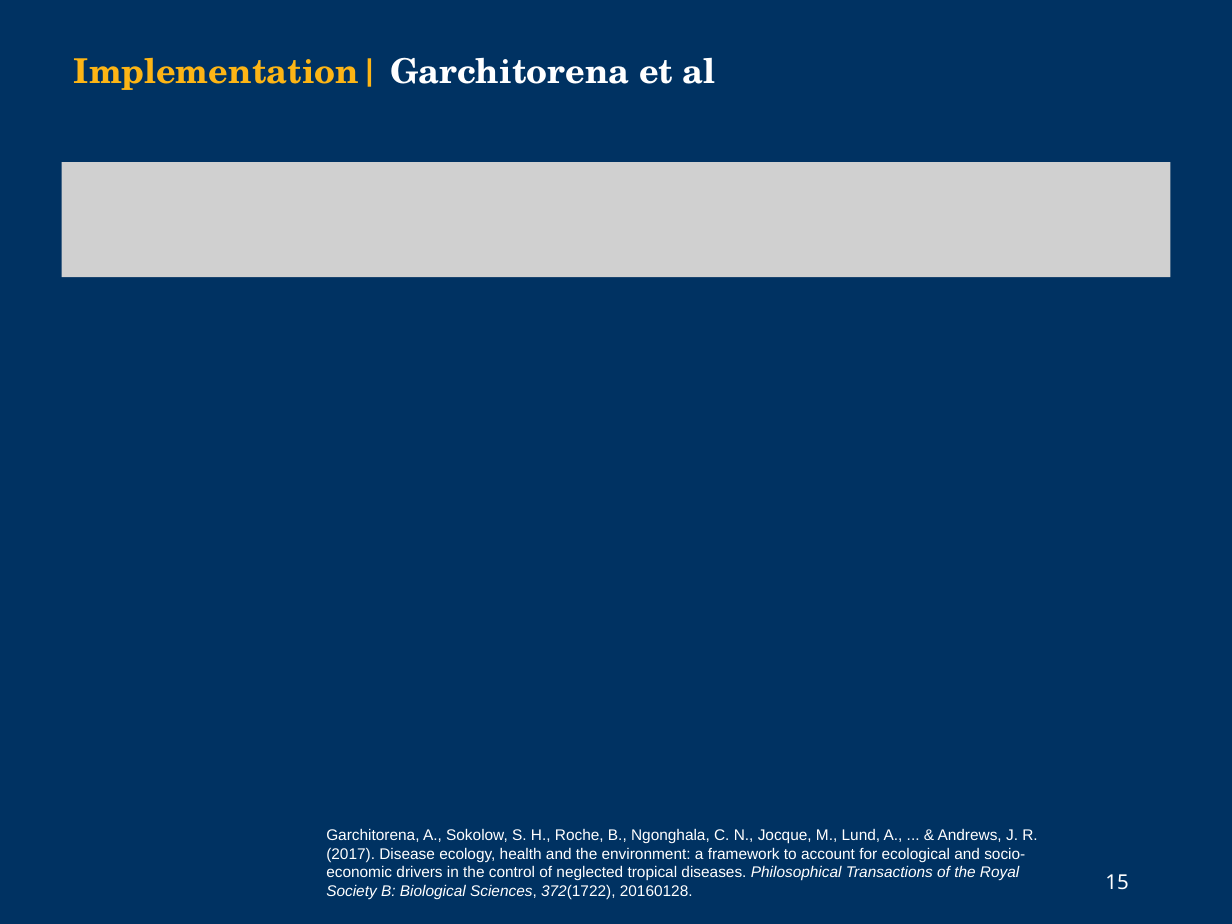
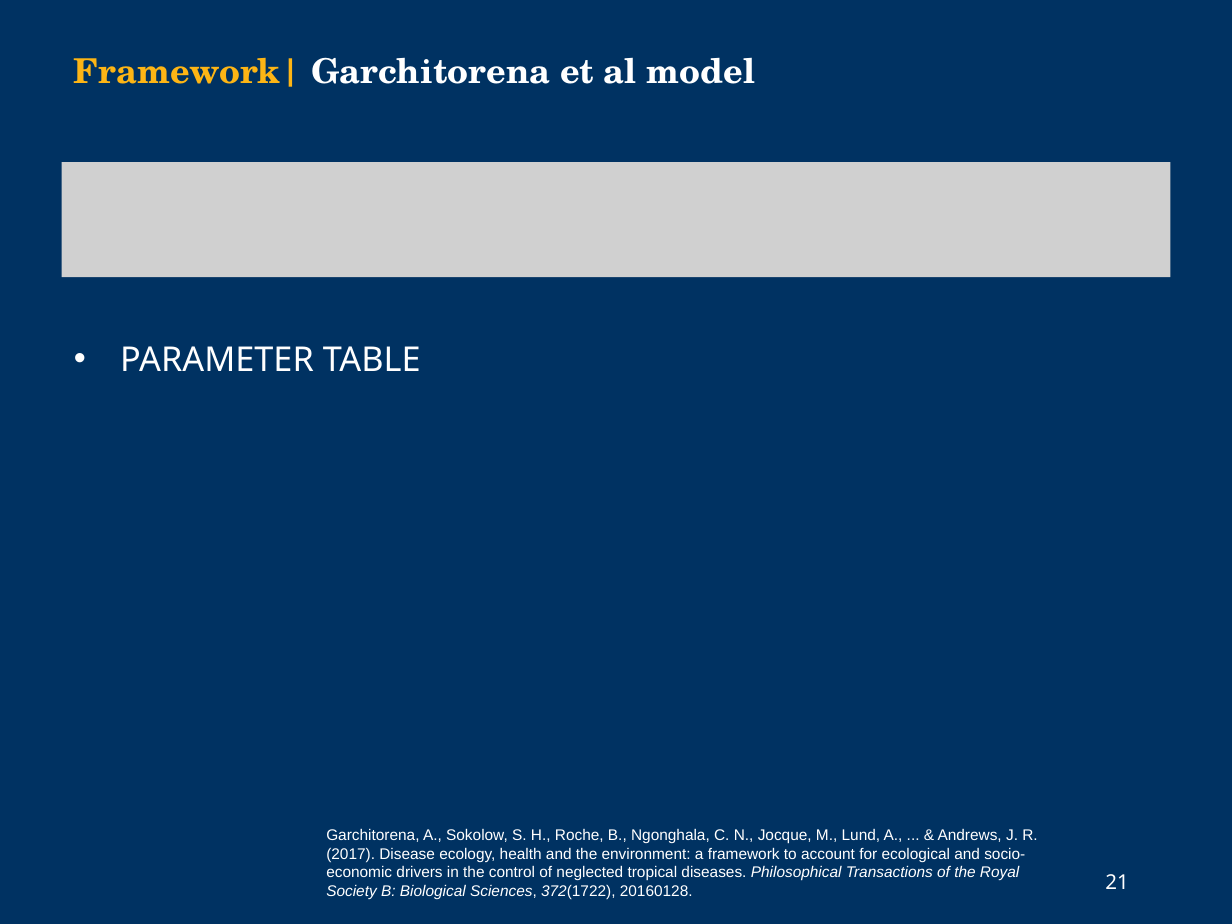
Before and after one commit to cmhoove14/DDNTD, a slide deck: slide 21 of Other/NIMBioS_2019.pptx (slide 15 before the commit). Drawn at 1232x924 pixels with LibreOffice and Linux fonts; fonts in the diff are those of the drawing; grey boxes stand for pictures; background and template pictures are left out. Boxes give left, top, right and bottom in pixels: in the first picture for what was removed or moved away, otherwise in the second. Text is boxed around its words. In the diff, an @@ line names an element or a change of style, - is before the commit and + after.

```diff
--- a/Other/NIMBioS_2019.pptx
+++ b/Other/NIMBioS_2019.pptx
@@ text at (74, 57, 755, 87): text changed @@
-Implementation| Garchitorena et al
+Framework| Garchitorena et al model
@@ text added at (120, 346, 421, 371), 20 pt, text #FFFFFF @@
+• PARAMETER TABLE
@@ page number at (1105, 874, 1128, 889): text changed @@
-15
+21
```
Also in this commit, not shown: 5 other slides changed, 14 slides added.
